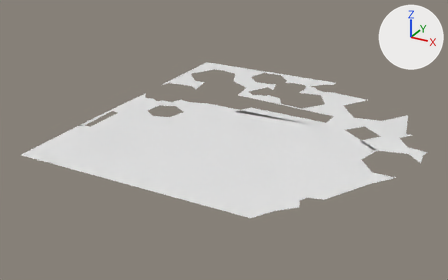
Renders of the glTF model public/assets/navigation-meshes/navigation-mesh.glb from each side of a commit.
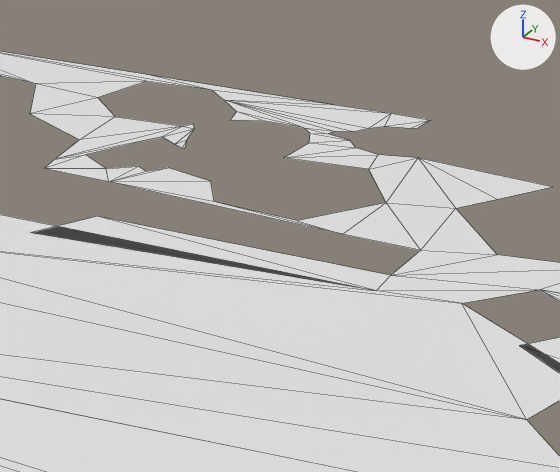
Each version appears first whole from a 50 mm lens placed at (16.4, -36.1, 17.0), pointed at (-3.3, -0.2, -0.9), and next in a close-up on the part from 50% to 83% of the width and 19% to 62% of the height. Arrows for +X, +Y and +Z are at upper right; the lights stay in place. The close-ups show mesh edges as thin lines. Where no turn or scale is listed for an object, it has been applied to the vertices. Vertices at the same position are counted once.

Names of what the first close-up shows: 'Navigation Mesh'.
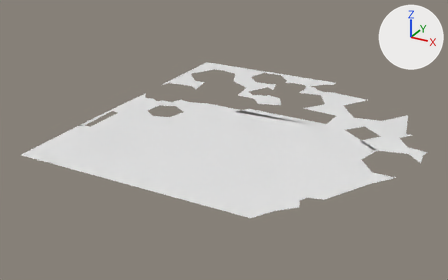
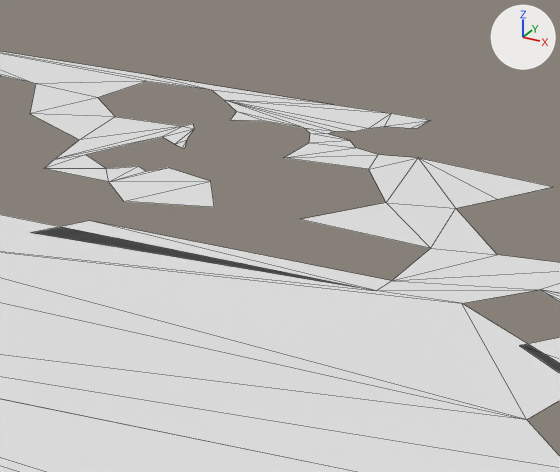
Commit message: refactor(TheNavigationMesh): changed the margin with the seed shop

Location of each change, [x1, y1, x2, y2] in pixels of the close-ups (560 x 472 px; the box of a moved part takes in the faces that stretch with it):
part 1 of me_plane_002, moved or reshaped: [33, 181, 560, 291] in both

Patch to the scene script:
```diff
--- a/public/assets/navigation-meshes/navigation-mesh.glb.py
+++ b/public/assets/navigation-meshes/navigation-mesh.glb.py
@@ me_plane_002 @@
 me_plane_002.from_pydata(...)  # 137 vertices, 135 faces; spans x -12.7..10.3, y -10.5..13.4, z 0.0
 # used by ob_navigation_mesh; location = (0.0, 0.0, 0.0)
-me_plane_002.vertices[38].co = (2.7, 4.3, 0.0)  # pixel (390, 275)
-me_plane_002.vertices[41].co = (2.8, 5.8, 0.0)  # pixel (420, 250)
-me_plane_002.vertices[45].co = (0.1, 6.1, 0.0)  # pixel (297, 220)
-me_plane_002.vertices[46].co = (1.1, 5.9, 0.0)  # pixel (342, 234)
-me_plane_002.vertices[47].co = (-1.8, 6.3, 0.0)  # pixel (214, 201)
-me_plane_002.vertices[128].co = (-3.5, 4.5, 0.0)  # pixel (97, 216)
+# me_plane_002 part 1
+me_plane_002.vertices[38].co = (2.8, 4.1, 0.0)  # pixel (391, 280)
+me_plane_002.vertices[41].co = (2.9, 6.0, 0.0)  # pixel (430, 248)
+me_plane_002.vertices[45].co = (0.1, 6.2, 0.0)  # pixel (299, 219)
+me_plane_002.vertices[46].co = (-1.7, 6.0, 0.0)  # pixel (214, 207)
+me_plane_002.vertices[47].co = (-3.4, 5.5, 0.0)  # pixel (123, 201)
+me_plane_002.vertices[128].co = (-3.5, 4.2, 0.0)  # pixel (89, 220)
```
